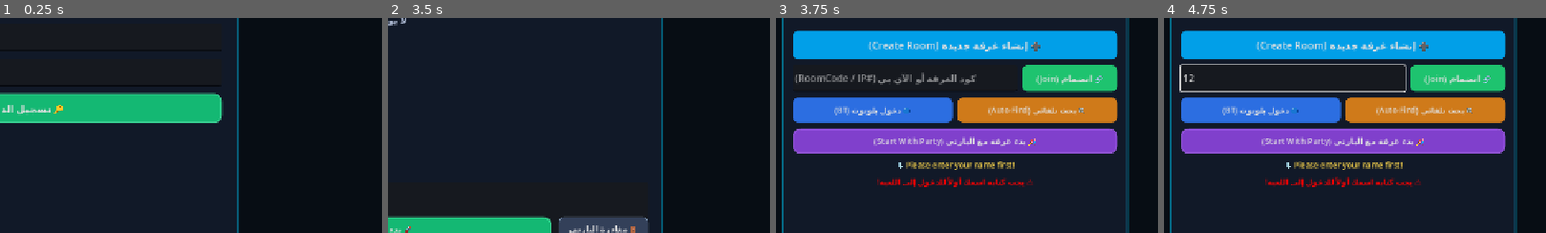
Above: before the commit, frames 1-4 (left to right).
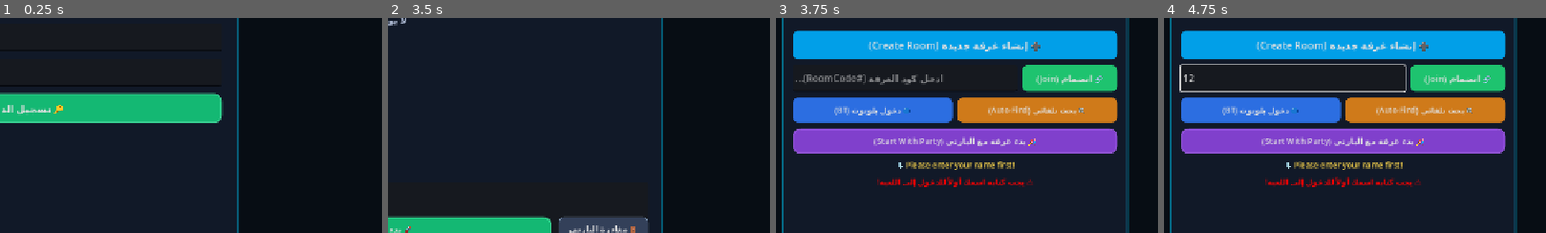
Above: after the commit, the same moments.

Repository: Seif796/TitanStrike-iOS
Game: Godot game, scene res://scenes/main_menu.tscn
Two runs of this game, one before a commit and one after it. Both use one fixed random seed, a clock stepped at 60 frames per second and the inputs below.
Inputs (mouse positions are % of the whole screen's width and height, from its top left):
- Up to frame 1 (0.25 s): no input
- Up to frame 2 (3.5 s): click (50, 41) at 0.52 s; type "Alex" at 0.6 s; click (50, 49) at 0.75 s; type "12" at 0.83 s; click "👤 تسجيل الدخول" at 1.25 s; click "👥 الأصدقاء (0)" at 2 s; click (43, 26) at 2.77 s; type "Alex" at 2.85 s
- Up to frame 3 (3.75 s): click "🚀 بدء اللعب مع البارتي (Start…" at 3.5 s
- Up to frame 4 (4.75 s): click (78, 26) at 4.27 s; type "Alex" at 4.35 s; click (67, 50) at 4.5 s; type "12" at 4.58 s
The pictures show only the part of the screen within x 50-100%, y 36-86%; the shares and areas given below are measured in that part.

Frames 1-2 are identical in both runs. In frame 3, 1.0% of the frame differs, in the area x 4-53%, y 25-32%; in frame 4, nothing differs.

Commit message:
Hide raw IP addresses and make updates/networking silent in background; remove all secret code examples and hints

Diff:
--- a/scenes/main_menu.tscn
+++ b/scenes/main_menu.tscn
@@ -453,7 +453,7 @@
 custom_minimum_size = Vector2(0, 44)
 layout_mode = 2
 size_flags_horizontal = 3
-placeholder_text = "كود الغرفة أو الآي بي (#RoomCode / IP)"
+placeholder_text = "ادخل كود الغرفة (#RoomCode)..."
 
 [node name="JoinRoomBtn" type="Button" parent="ViewModeSelect/HBox/RightCol/Panel/VBox/JoinBox"]
 custom_minimum_size = Vector2(160, 44)
@@ -648,7 +648,7 @@
 custom_minimum_size = Vector2(0, 44)
 layout_mode = 2
 size_flags_horizontal = 3
-placeholder_text = "ادخل الكود هنا (مثل: BERRY2026, CITRUS2026, TITAN)..."
+placeholder_text = "ادخل كود الهدية السري هنا..."
 
 [node name="RedeemBtn" type="Button" parent="ViewSettings/SettingsCard/VBox/RedeemHBox"]
 custom_minimum_size = Vector2(170, 44)
@@ -669,30 +669,20 @@
 layout_mode = 2
 theme_override_colors/font_color = Color(0, 0.9, 1, 1)
 theme_override_font_sizes/font_size = 16
-text = "🌐 خادم التحديثات المباشرة (OTA UPDATE SERVER):"
-
-[node name="UpdateHBox" type="HBoxContainer" parent="ViewSettings/SettingsCard/VBox"]
-layout_mode = 2
-theme_override_constants/separation = 10
-
-[node name="ServerUrlInput" type="LineEdit" parent="ViewSettings/SettingsCard/VBox/UpdateHBox"]
-custom_minimum_size = Vector2(0, 40)
-layout_mode = 2
-size_flags_horizontal = 3
-placeholder_text = "رابط السيرفر (e.g. http://127.0.0.1:8080 أو IP الجهاز)"
-
-[node name="CheckUpdateBtn" type="Button" parent="ViewSettings/SettingsCard/VBox/UpdateHBox"]
-custom_minimum_size = Vector2(170, 40)
-layout_mode = 2
-theme_override_font_sizes/font_size = 14
+text = "🔄 تحديثات اللعبة المباشرة (LIVE UPDATES):"
+
+[node name="CheckUpdateBtn" type="Button" parent="ViewSettings/SettingsCard/VBox"]
+custom_minimum_size = Vector2(0, 46)
+layout_mode = 2
+theme_override_font_sizes/font_size = 15
 theme_override_styles/normal = SubResource("StyleBoxFlat_btn_settings")
-text = "🔍 فحص التحديثات"
+text = "🔍 التحقق من وجود تحديثات جديدة الآن (Check For Updates)"
 
 [node name="VersionStatusLabel" type="Label" parent="ViewSettings/SettingsCard/VBox"]
 layout_mode = 2
 theme_override_colors/font_color = Color(0.2, 0.95, 0.6, 1)
 theme_override_font_sizes/font_size = 13
-text = "الإصدار المثبت: v1.0.0 (Build 1) | السيرفر متصل"
+text = "حالة اللعبة: متصل ومحدث إلى أحدث إصدار"
 horizontal_alignment = 1
 
 [node name="ViewAccount" type="Control" parent="."]
--- a/scripts/account_manager.gd
+++ b/scripts/account_manager.gd
@@ -223,7 +223,7 @@
 			reward_text = "🕷️ كود سبايدر نشط! استمتع بالقفز العالي وشباك العنكبوت!"
 			success = true
 		_:
-			return {"success": false, "message": "❌ الكود غير صحيح! تأكد من كتابة الكود بدقة (مثال: BERRY2026 أو CITRUS2026 أو TITAN)."}
+			return {"success": false, "message": "❌ كود الهدية غير صحيح أو منتهي الصلاحية!"}
 
 	if success:
 		if accounts_data["users"].has(cur):
--- a/scripts/main_menu.gd
+++ b/scripts/main_menu.gd
@@ -53,8 +53,7 @@
 @onready var redeem_input: LineEdit = $ViewSettings/SettingsCard/VBox/RedeemHBox/RedeemInput
 @onready var redeem_btn: Button = $ViewSettings/SettingsCard/VBox/RedeemHBox/RedeemBtn
 @onready var redeem_status: Label = $ViewSettings/SettingsCard/VBox/RedeemStatus
-@onready var server_url_input: LineEdit = $ViewSettings/SettingsCard/VBox/UpdateHBox/ServerUrlInput
-@onready var check_update_btn: Button = $ViewSettings/SettingsCard/VBox/UpdateHBox/CheckUpdateBtn
+@onready var check_update_btn: Button = $ViewSettings/SettingsCard/VBox/CheckUpdateBtn
 @onready var version_status_label: Label = $ViewSettings/SettingsCard/VBox/VersionStatusLabel
 
 # --- Update Modal Controls ---
@@ -230,19 +229,10 @@
 # 2. OTA UPDATE SYSTEM & SERVER
 # ==============================================================================
 func _setup_update_system() -> void:
-	if server_url_input:
-		server_url_input.text = UpdateManager.server_url
-		server_url_input.text_submitted.connect(func(new_url):
-			UpdateManager.save_server_url(new_url)
-			_update_version_badge()
-		)
-
 	if check_update_btn:
 		check_update_btn.pressed.connect(func():
 			AudioManager.play_sfx("click")
-			if server_url_input:
-				UpdateManager.save_server_url(server_url_input.text)
-			version_status_label.text = "🔍 جاري فحص خادم التحديثات..."
+			version_status_label.text = "🔍 جاري فحص التحديثات في الخلفية..."
 			version_status_label.modulate = Color.YELLOW
 			UpdateManager.check_for_updates()
 		)
@@ -274,18 +264,17 @@
 
 func _update_version_badge() -> void:
 	if version_status_label:
-		version_status_label.text = "الإصدار المثبت: v%s (Build %d) | السيرفر: %s" % [
+		version_status_label.text = "حالة اللعبة: الإصدار v%s (Build %d) | متصل بخادم التحديثات" % [
 			UpdateManager.current_version,
-			UpdateManager.current_build,
-			UpdateManager.server_url
+			UpdateManager.current_build
 		]
 		version_status_label.modulate = Color(0.2, 0.95, 0.6)
 
 func _on_update_checked(has_update: bool, info: Dictionary) -> void:
 	if not has_update:
 		if info.has("error"):
-			version_status_label.text = "⚠️ تعذر الوصول للسيرفر: " + str(info["error"])
-			version_status_label.modulate = Color(1.0, 0.4, 0.4)
+			version_status_label.text = "⚠️ لم يتم العثور على تحديثات جديدة حالياً"
+			version_status_label.modulate = Color(0.7, 0.8, 0.9)
 		else:
 			version_status_label.text = "✅ اللعبة على أحدث إصدار v%s (Build %d)" % [
 				UpdateManager.current_version,
@@ -625,8 +614,8 @@
 	if not GameManager.is_hero_unlocked(index):
 		var req_msg = ""
 		match index:
-			1: req_msg = "فوز بالجولة الأولى (Wave 1) أو استخدم كود BERRY2026!"
-			2: req_msg = "فوز بالجولة الثانية (Wave 2) أو استخدم كود CITRUS2026!"
+			1: req_msg = "فوز بالجولة الأولى (Wave 1) أو استرد كود الهدية السري لفتح بطلة الفراولة!"
+			2: req_msg = "فوز بالجولة الثانية (Wave 2) أو استرد كود الهدية السري لفتح البرتقال المدرّع!"
 			3: req_msg = "اهزم البيج بوس في الجولة الأخيرة لفتح بطل الأدمن الخارق!"
 		status_label.text = "🔒 البطل مقفول! " + req_msg
 		status_label.modulate = Color.YELLOW
@@ -723,7 +712,7 @@
 func _on_connection_failed() -> void:
 	AudioManager.play_sfx("error")
 	_speak_prompt("Could not connect to room!")
-	status_label.text = "⚠️ تعذر الاتصال بالغرفة!\nتأكد أن كلا الجهازين على نفس شبكة الواي فاي أو الهوتسبوت/البلوتوث.\n💡 نصيحة: اكتب كود الغرفة أو رقم الآي بي (Host IP) مباشرة!"
+	status_label.text = "⚠️ تعذر الاتصال بالغرفة!\nتأكد أن كلا الجهازين متصلان بنفس الشبكة (Wi-Fi أو Hotspot/Bluetooth) وتأكد من كود الغرفة."
 	status_label.modulate = Color(1.0, 0.4, 0.4)
 
 func _on_bluetooth_btn_pressed() -> void:
@@ -753,16 +742,15 @@
 
 	get_tree().create_timer(1.8).timeout.connect(func():
 		if NetworkManager.udp_listener and NetworkManager.peer == null:
-			var candidate_ip = NetworkManager.get_bluetooth_or_hotspot_host_ip()
-			status_label.text = "🔵 محاولة الدخول لمضيف البلوتوث / هوتسبوت (%s)..." % candidate_ip
+			status_label.text = "🔵 جاري الاتصال التلقائي بمضيف البلوتوث / هوتسبوت..."
 			status_label.modulate = Color.CYAN
 			NetworkManager.stop_discovery_listener()
 			NetworkManager.join_room_with_code("BT", p_name, selected_class)
 	)
 
-func _on_room_discovered(room_code: String, host_ip: String, _map_id: int) -> void:
+func _on_room_discovered(room_code: String, _host_ip: String, _map_id: int) -> void:
 	NetworkManager.stop_discovery_listener()
-	status_label.text = "✅ تم العثور على غرفة: #%s (%s)! جاري الدخول..." % [room_code, host_ip]
+	status_label.text = "✅ تم العثور على غرفة: #%s! جاري الدخول..." % room_code
 	status_label.modulate = Color.GREEN
 	code_input.text = "#" + room_code
 	var p_name = _validate_player_name()
--- a/server/public/version.json
+++ b/server/public/version.json
@@ -1,16 +1,14 @@
 {
-  "version": "1.1.1",
-  "version_code": 3,
+  "version": "1.1.2",
+  "version_code": 4,
   "release_date": "2026-10-18",
-  "title": "تحسين الموسيقى وإلزام تسجيل الدخول",
+  "title": "إخفاء الآي بي وسرية أكواد الهدايا",
   "changelog": [
-    "تحسين جودة ونقاء الموسيقى السايبر بشكل احترافي",
-    "إلزام تسجيل الدخول فور فتح اللعبة والانتقال المباشر لـ Start",
-    "إلغاء وضع Guest تماماً",
-    "إلغاء كود ADMIN2026 وجعل الأدمن حصرياً للفوز باللعبة"
+    "إخفاء الـ IP تماماً وجعل الاتصال يعمل تلقائياً في الخلفية",
+    "حذف كافة أمثلة وتلميحات كود الهدية للحفاظ على السرية والتحدي"
   ],
   "download_url": "/downloads/update.zip",
-  "file_size_bytes": 105287,
-  "sha256": "e6e7c07cdeaeacab61d1c67b67fa47d950324b807c5b5479122e50e90b29d7f4",
+  "file_size_bytes": 105198,
+  "sha256": "c1488beb83fa4773c10604c47c59fb864d0127496a06eb7512fda249f37d1a24",
   "mandatory": false
 }
Not shown, changed: server/public/downloads/update.zip
